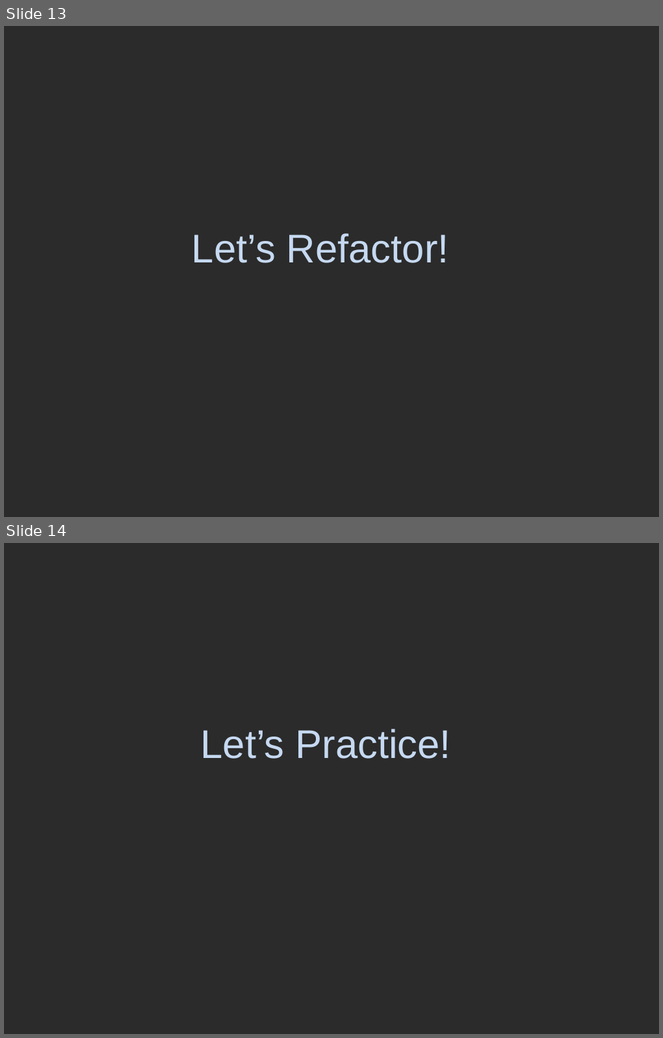
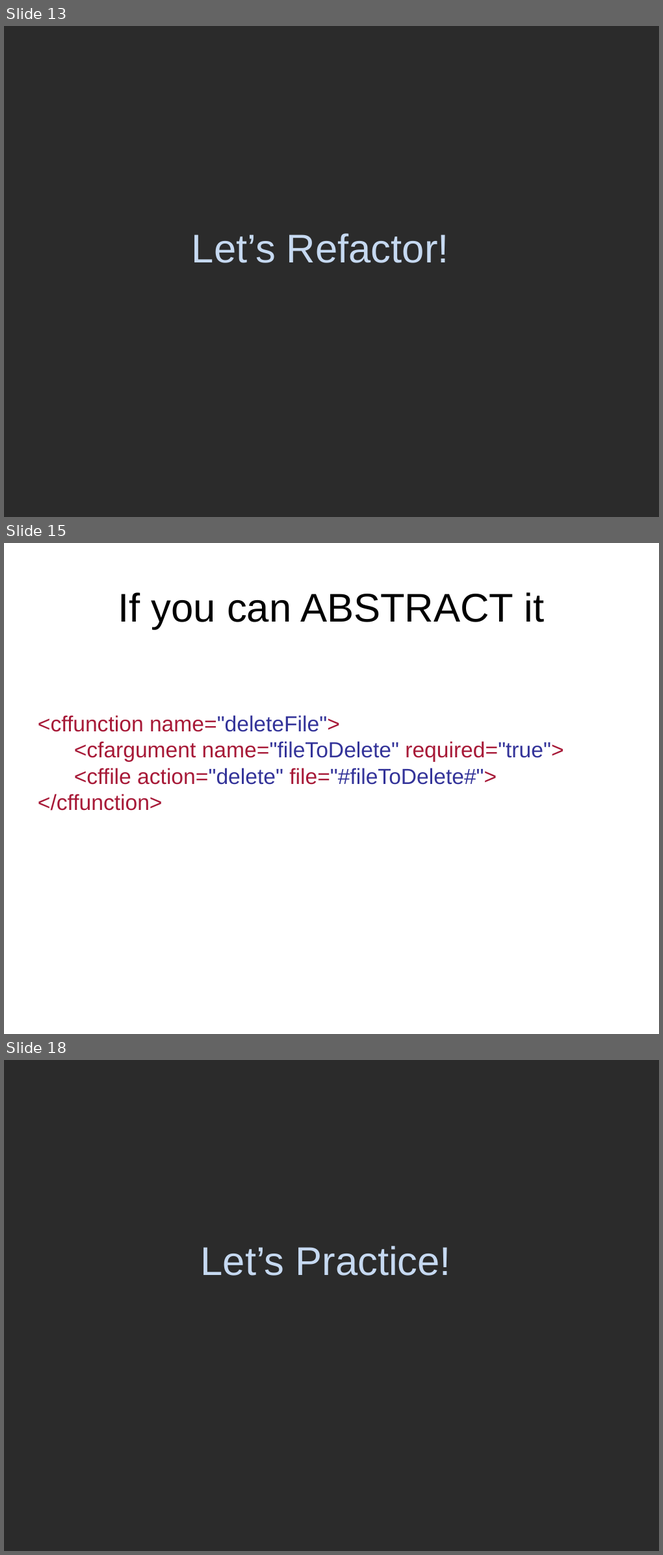
Before and after one commit to marcesher/mxunit-cfmeetups, a slide deck: CFObjective2009TDD/ppt/Esher_TestableCode.ppt. Shown one above the other, each under a label of ours: slides 13 and 14 before the commit, slides 13, 15 and 18 after it; the slides between them are not shown. The pictures are 663x1038 and 663x1555 pixels, drawn with LibreOffice and Linux fonts; fonts in the diff are those of the drawing; background and template pictures are left out; a plain dark background stands for a picture behind light text. Boxes give left, top, right and bottom in pixels: in the first picture for what was removed or moved away, otherwise in the second. Text is boxed around its words. In the diff, an @@ line names an element or a change of style, - is before the commit and + after.

```diff
--- a/CFObjective2009TDD/ppt/Esher_TestableCode.ppt
+++ b/CFObjective2009TDD/ppt/Esher_TestableCode.ppt
@@ slide 15 added at (4,543,659,1034), background #FFFFFF @@
@@ title added at (118,592,544,629), 44 pt, text #000000 @@
+If you can ABSTRACT it
@@ text added at (38,715,564,811), 24 pt, text #A71937 @@
+<cffunction name="deleteFile">
+<cfargument name="fileToDelete" required="true">
+<cffile action="delete" file="#fileToDelete#">
+</cffunction>
@@ what was slide 14 is now slide 18 @@
```
Also in this commit, not shown: 2 slides changed, 4 other slides added, 1 slide removed.
